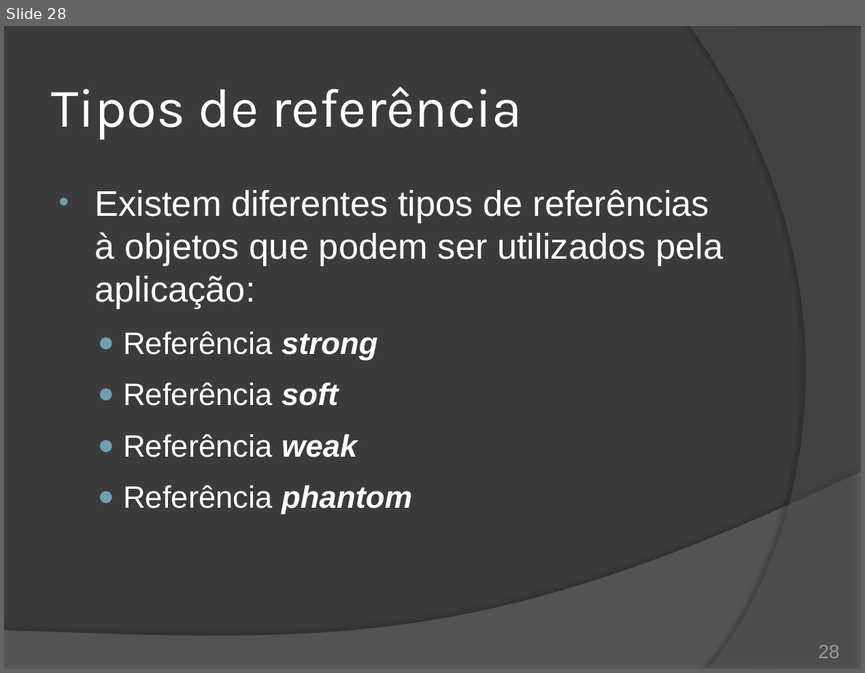
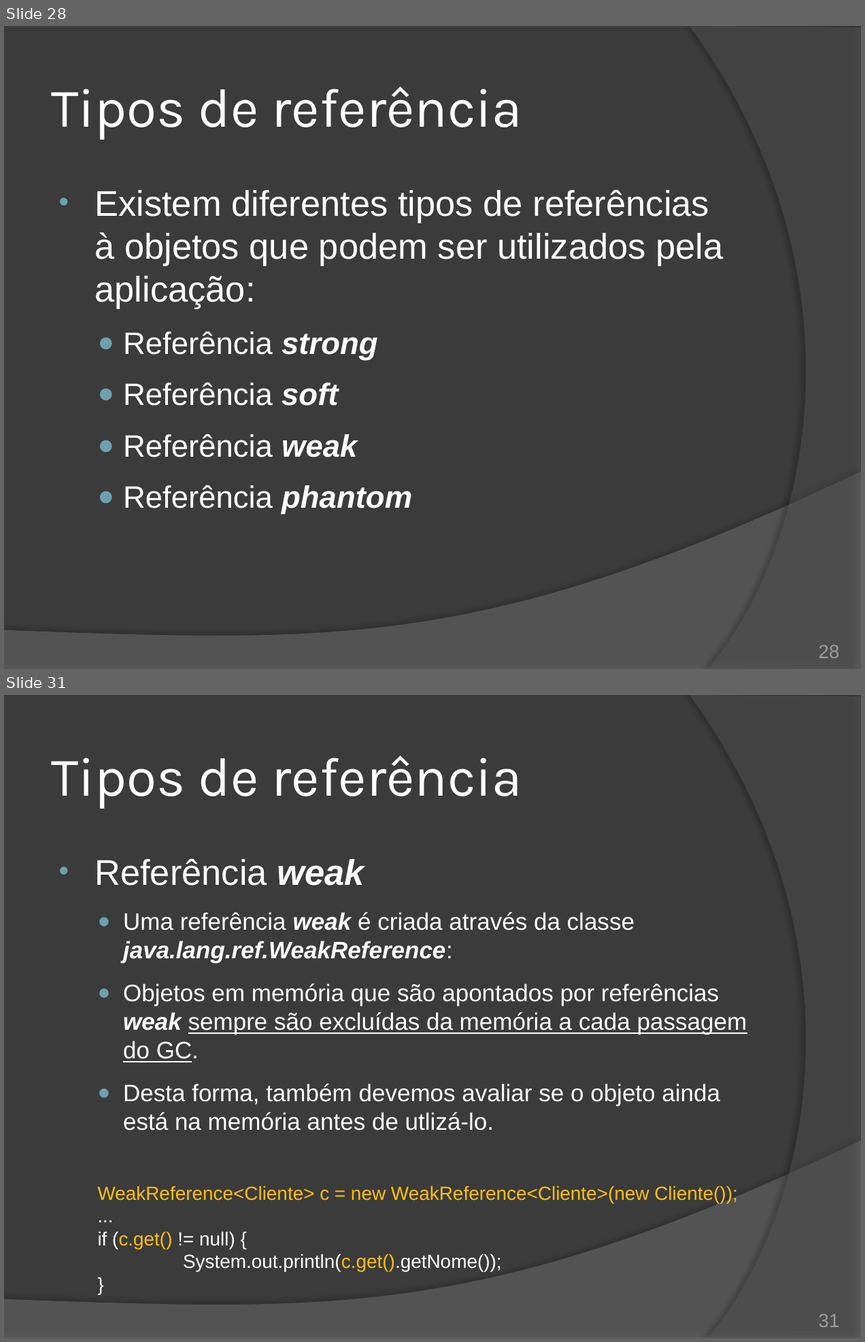
Before and after one commit to duchesqui/slzvieira-training, a slide deck: 2-Java-Programmer-Modulo-II/11.Capitulo05.pptx. Shown one above the other, each under a label of ours: slide 28 before the commit, slides 28 and 31 after it; the slides between them are not shown. The pictures are 865x673 and 865x1342 pixels, drawn with LibreOffice and Linux fonts; fonts in the diff are those of the drawing. Boxes give left, top, right and bottom in pixels: in the first picture for what was removed or moved away, otherwise in the second. Text is boxed around its words. In the diff, an @@ line names an element or a change of style, - is before the commit and + after.

```diff
--- a/2-Java-Programmer-Modulo-II/11.Capitulo05.pptx
+++ b/2-Java-Programmer-Modulo-II/11.Capitulo05.pptx
@@ slide 31 added at bbox=[4, 695, 861, 1338], background #3B3B3B; not listed: 2 template elements that a slide beside it also shows @@
@@ title added at bbox=[51, 756, 522, 809], 46 pt, text #FFFFFF @@
+Tipos de referência
@@ text added at bbox=[94, 858, 747, 1271], 20 pt, text #FFFFFF @@
+• Referência weak
+  ● Uma referência weak é criada através da classe java.lang.ref.WeakReference:
+  ● Objetos em memória que são apontados por referências weak sempre são excluídas da memória a cada passagem do GC.
+  ● Desta forma, também devemos avaliar se o objeto ainda está na memória antes de utlizá-lo.
+  WeakReference<Cliente> c = new WeakReference<Cliente>(new Cliente());
+  ...
+  if (c.get() != null) {
+  System.out.println(c.get().getNome());
+  }
@@ page number added at bbox=[818, 1314, 839, 1327], 16 pt, text #9D9B9A @@
+31
```
Also in this commit, not shown: 1 slide changed, 3 other slides added, 1 slide removed, 2 other files.
